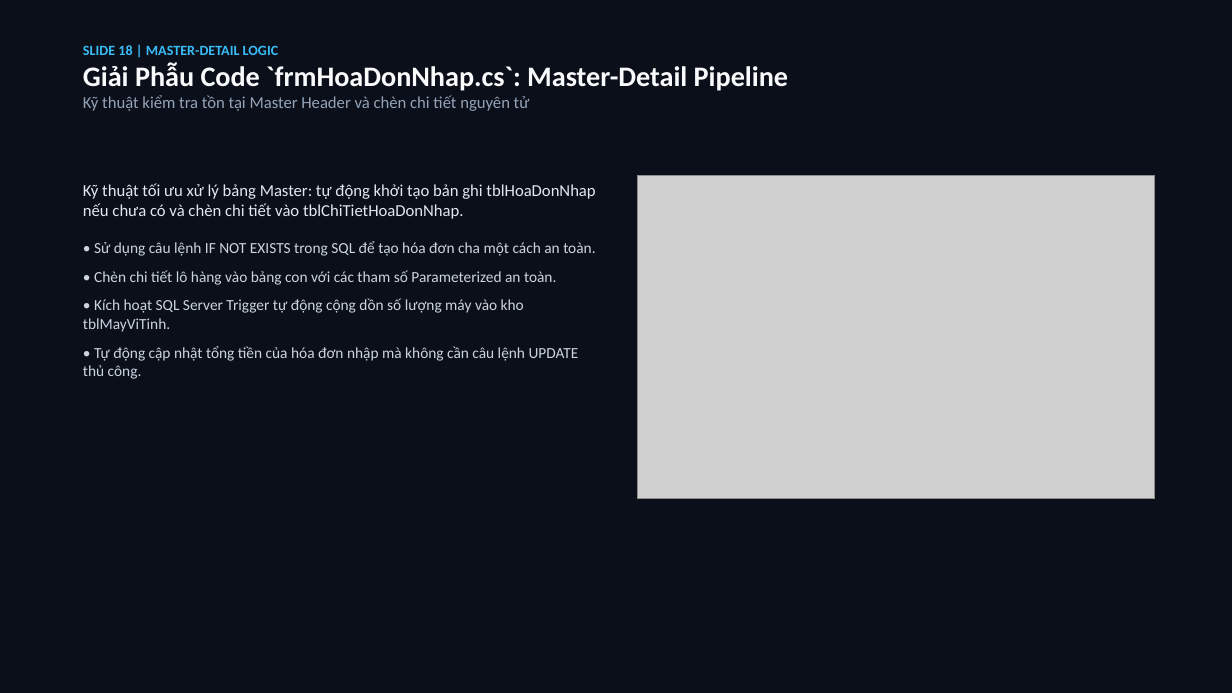
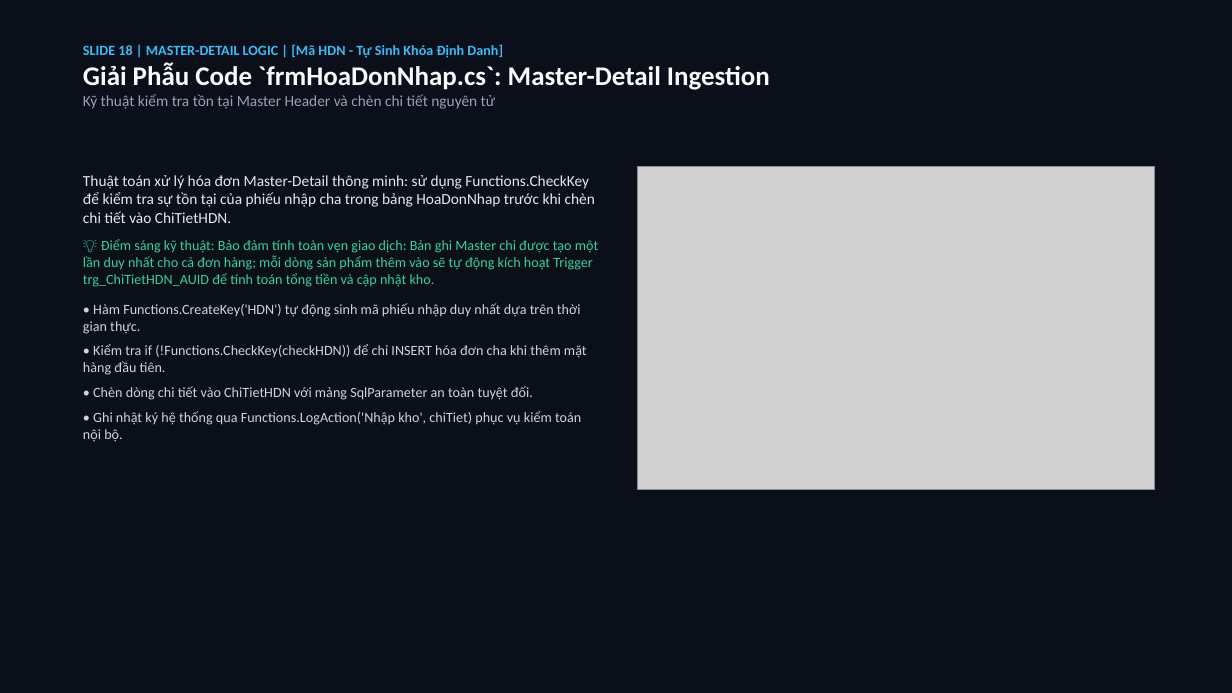
Before and after one commit to hoanganh15092006/BTLLAPTRINHTRUCQUAN, a slide deck: slide 18 of Presentation/QLBanMayViTinh_32_Slides.pptx. Drawn at 1232x693 pixels with LibreOffice and Linux fonts; fonts in the diff are those of the drawing; grey boxes stand for pictures. Boxes give left, top, right and bottom in pixels: in the first picture for what was removed or moved away, otherwise in the second. Text is boxed around its words. In the diff, an @@ line names an element or a change of style, - is before the commit and + after.

```diff
--- a/Presentation/QLBanMayViTinh_32_Slides.pptx
+++ b/Presentation/QLBanMayViTinh_32_Slides.pptx
@@ text at [83, 44, 770, 90]: text changed; size 22 to 11 pt; text colour #F8FAFC to #38BDF8 @@
-SLIDE 18 | MASTER-DETAIL LOGIC
-Giải Phẫu Code `frmHoaDonNhap.cs`: Master-Detail Pipeline
+SLIDE 18 | MASTER-DETAIL LOGIC | [Mã HDN - Tự Sinh Khóa Định Danh]
+Giải Phẫu Code `frmHoaDonNhap.cs`: Master-Detail Ingestion
@@ text at [83, 94, 495, 109]: size 13 to 12 pt in "Kỹ thuật kiểm tra tồn tại Master ..." @@
@@ text at [83, 175, 598, 442]: text changed; size 12 to 11 pt @@
-Kỹ thuật tối ưu xử lý bảng Master: tự động khởi tạo bản ghi tblHoaDonNhap nếu chưa có và chèn chi tiết vào tblChiTietHoaDonNhap.
-• Sử dụng câu lệnh IF NOT EXISTS trong SQL để tạo hóa đơn cha một cách an toàn.
-• Chèn chi tiết lô hàng vào bảng con với các tham số Parameterized an toàn.
-• Kích hoạt SQL Server Trigger tự động cộng dồn số lượng máy vào kho tblMayViTinh.
-• Tự động cập nhật tổng tiền của hóa đơn nhập mà không cần câu lệnh UPDATE thủ công.
+Thuật toán xử lý hóa đơn Master-Detail thông minh: sử dụng Functions.CheckKey để kiểm tra sự tồn tại của phiếu nhập cha trong bảng HoaDonNhap trước khi chèn chi tiết vào ChiTietHDN.
+💡 Điểm sáng kỹ thuật: Bảo đảm tính toàn vẹn giao dịch: Bản ghi Master chỉ được tạo một lần duy nhất cho cả đơn hàng; mỗi dòng sản phẩm thêm vào sẽ tự động kích hoạt Trigger trg_ChiTietHDN_AUID để tính toán tổng tiền và cập nhật kho.
+• Hàm Functions.CreateKey('HDN') tự động sinh mã phiếu nhập duy nhất dựa trên thời gian thực.
+• Kiểm tra if (!Functions.CheckKey(checkHDN)) để chỉ INSERT hóa đơn cha khi thêm mặt hàng đầu tiên.
+• Chèn dòng chi tiết vào ChiTietHDN với mảng SqlParameter an toàn tuyệt đối.
+• Ghi nhật ký hệ thống qua Functions.LogAction('Nhập kho', chiTiet) phục vụ kiểm toán nội bộ.
@@ picture: place and size @@
-picture at [638, 176, 1155, 499]
+picture at [638, 166, 1155, 490]
```
Also in this commit, not shown: 28 other slides changed, 3 slides added, 3 slides removed, 26 other files.
